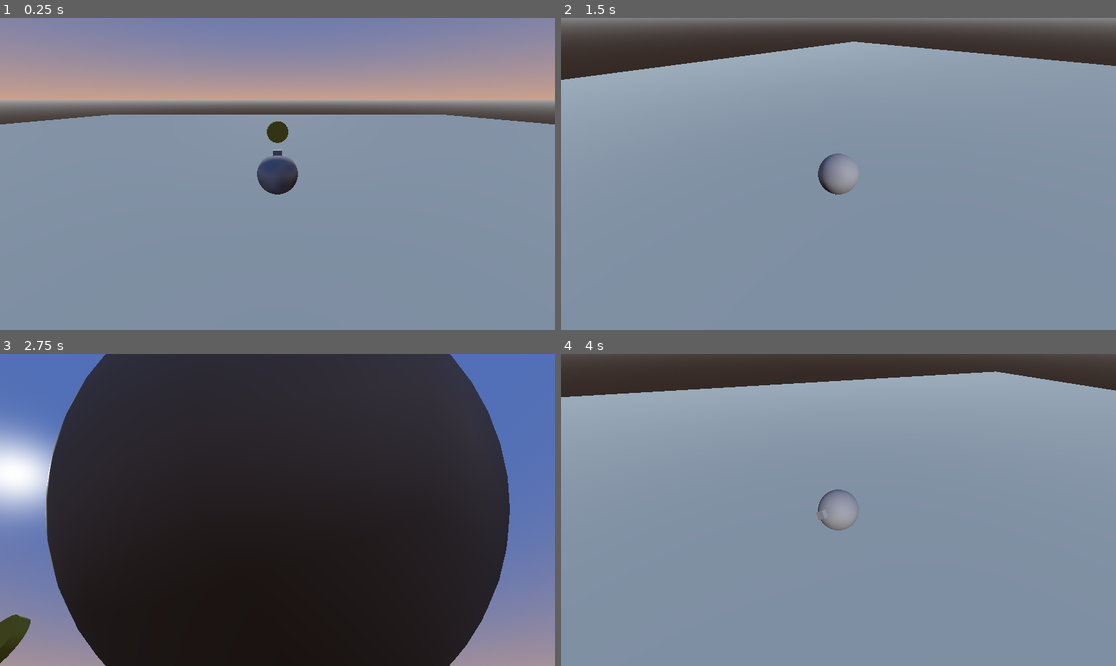
Above: before the commit, frames 1-4 (two rows, left to right).
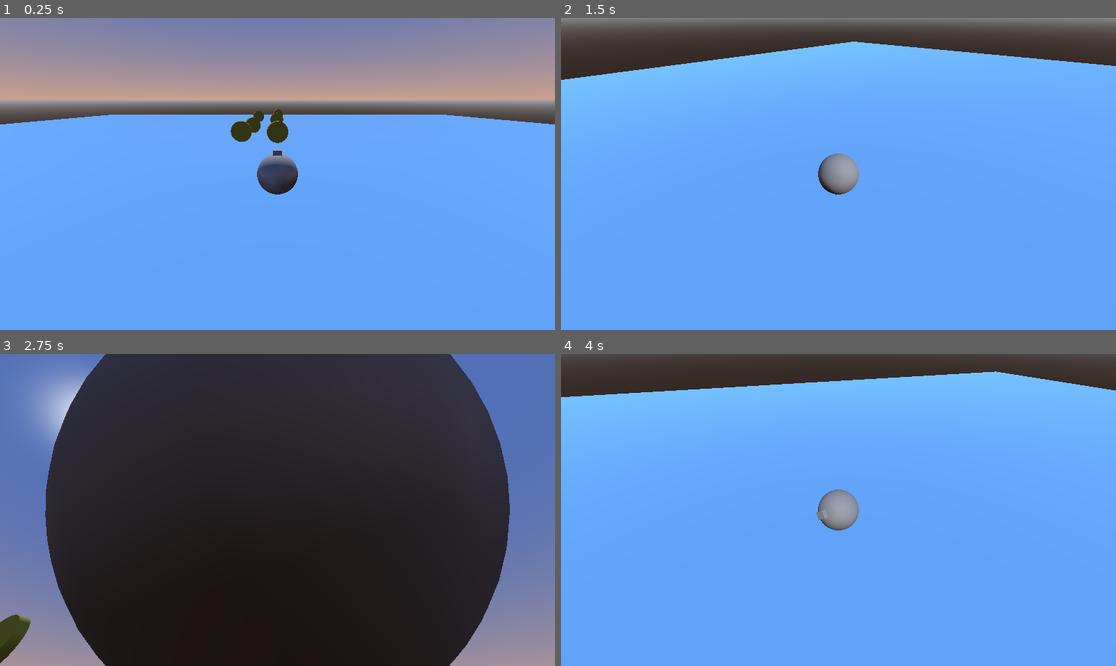
Above: after the commit, the same moments.

Repository: Umapyoi-yon/proyecto-rv-02
Game: Godot game, scene res://escenas/main.tscn
Two runs of this game, one before a commit and one after it. Both use one fixed random seed, a clock stepped at 60 frames per second and the inputs below.
Inputs (mouse positions are in pixels of both pictures, inside the frame that each line leads up to):
- Up to frame 1 (0.25 s): no input
- Up to frame 2 (1.5 s): move the mouse to (960, 158) at 0.52 s; hold D (derecha) 0.53-1.28 s; move the mouse to (727, 189) at 1.27 s; hold S (down) from 1.28 s (still down)
- Up to frame 3 (2.75 s): move the mouse to (333, 441) at 2.02 s; release S (down) at 2.03 s; hold D (derecha) from 2.03 s (still down)
- Up to frame 4 (4 s): move the mouse to (810, 572) at 2.77 s; release D (derecha) at 2.78 s; hold W (up) 2.78-3.53 s; move the mouse to (1005, 556) at 3.52 s; hold A (izquierda) from 3.53 s (still down)

The runs differ from the first frame. In frame 1, 68% of the frame differs, in the area x 0-100%, y 29-100%; in frame 2, 87%; in frame 3, 3.9%; in frame 4, 90%, in the area x 0-100%, y 5-100%.

Commit message:
quinto commit

Diff:
--- a/escenas/coin_colletion.gd
+++ b/escenas/coin_colletion.gd
@@ -1,5 +1,6 @@
 extends Area3D
 @export var speed: = 0.01
+signal coinCollected
 
 # Called when the node enters the scene tree for the first time.
 func _ready() -> void:
@@ -18,3 +19,6 @@
 		print("colision por clase")
 
 	print("colision con layer")
+
+	emit_signal("coinCollected")
+	queue_free()
--- a/escenas/coin_colletion.tscn
+++ b/escenas/coin_colletion.tscn
@@ -10,8 +10,10 @@
 
 [sub_resource type="CylinderShape3D" id="CylinderShape3D_dx3je"]
 
-[node name="CoinColletion" type="Area3D"]
-transform = Transform3D(1, 0, 0, 0, -4.371139e-08, -1, 0, 1, -4.371139e-08, 0, 0, 0)
+[node name="CoinColletion" type="Area3D" groups=["Coleccionables"]]
+transform = Transform3D(0.6, 0, 0, 0, -2.6226834e-08, -0.6, 0, 0.6, -2.6226834e-08, 0, 0, 0)
+collision_layer = 4
+collision_mask = 2
 script = ExtResource("1_w7wet")
 
 [node name="MeshInstance3D" type="MeshInstance3D" parent="."]
--- /dev/null
+++ b/escenas/game_manager.gd
@@ -0,0 +1,16 @@
+extends Node
+
+@onready var audio_stream_player_3d: AudioStreamPlayer3D = $AudioStreamPlayer3D
+
+# Called when the node enters the scene tree for the first time.
+func _ready() -> void:
+	var coins = get_tree().get_nodes_in_group("Coleccionables")
+	for coin in coins :
+		coin.coinCollected.connect(_on_coinCollected)
+func _on_coinCollected():
+	audio_stream_player_3d.play()
+
+
+# Called every frame. 'delta' is the elapsed time since the previous frame.
+func _process(delta: float) -> void:
+	pass
--- /dev/null
+++ b/escenas/game_manager.tscn
@@ -0,0 +1,10 @@
+[gd_scene load_steps=3 format=3 uid="uid://bu2k6rjbdvrwb"]
+
+[ext_resource type="Script" uid="uid://ch8kl2vysegbo" path="res://escenas/game_manager.gd" id="1_rp10r"]
+[ext_resource type="AudioStream" uid="uid://oybjkuudesms" path="res://Pickup_Coin12.ogg" id="2_f08bf"]
+
+[node name="GameManager" type="Node"]
+script = ExtResource("1_rp10r")
+
+[node name="AudioStreamPlayer3D" type="AudioStreamPlayer3D" parent="."]
+stream = ExtResource("2_f08bf")
--- a/escenas/main.tscn
+++ b/escenas/main.tscn
@@ -16,7 +16,7 @@
 sky = SubResource("Sky_ig7tw")
 
 [sub_resource type="StandardMaterial3D" id="StandardMaterial3D_h2yge"]
-albedo_color = Color(0.6039216, 0.6509804, 0.63529414, 1)
+albedo_color = Color(0.3942164, 0.6621692, 0.904301, 1)
 
 [node name="Main" type="Node3D"]
 
@@ -24,7 +24,7 @@
 environment = SubResource("Environment_0xm2m")
 
 [node name="DirectionalLight3D" type="DirectionalLight3D" parent="."]
-transform = Transform3D(1, 0, 0, 0, -0.86312246, 0.5049948, 0, -0.5049948, -0.86312246, 0, 20.122124, -18.764118)
+transform = Transform3D(1, 0, 0, 0, -0.6934144, 0.72053915, 0, -0.72053915, -0.6934144, 0, 20.122124, -18.764118)
 
 [node name="CSGBox3D" type="CSGBox3D" parent="."]
 transform = Transform3D(1, 0, 0, 0, 1, 0, 0, 0, 1, 0.009986877, 0.009596825, -0.15487576)
@@ -35,5 +35,22 @@
 [node name="player" parent="." instance=ExtResource("1_ig7tw")]
 transform = Transform3D(1, 0, 0, 0, 1, 0, 0, 0, 1, 0, 2, 4.981)
 
-[node name="CoinColletion" parent="." instance=ExtResource("2_0kxa1")]
+[node name="Node" type="Node" parent="."]
+
+[node name="CoinColletion" parent="Node" instance=ExtResource("2_0kxa1")]
 transform = Transform3D(1, 0, 0, 0, -4.371139e-08, -1, 0, 1, -4.371139e-08, 0, 2, -0.045)
+
+[node name="CoinColletion2" parent="Node" instance=ExtResource("2_0kxa1")]
+transform = Transform3D(1, 0, 0, 0, -4.371139e-08, -1, 0, 1, -4.371139e-08, -1.7684622, 1.9759269, -0.39818573)
+
+[node name="CoinColletion3" parent="Node" instance=ExtResource("2_0kxa1")]
+transform = Transform3D(1, 0, 0, 0, -4.371139e-08, -1, 0, 1, -4.371139e-08, -1.6381649, 1.841785, -4.235738)
+
+[node name="CoinColletion4" parent="Node" instance=ExtResource("2_0kxa1")]
+transform = Transform3D(1, 0, 0, 0, -4.371139e-08, -1, 0, 1, -4.371139e-08, -0.053016186, 1.9759269, -6.934149)
+
+[node name="CoinColletion5" parent="Node" instance=ExtResource("2_0kxa1")]
+transform = Transform3D(1, 0, 0, 0, -4.371139e-08, -1, 0, 1, -4.371139e-08, -1.7684622, 1.9759269, -10.217598)
+
+[node name="CoinColletion6" parent="Node" instance=ExtResource("2_0kxa1")]
+transform = Transform3D(1, 0, 0, 0, -4.371139e-08, -1, 0, 1, -4.371139e-08, 0.06945038, 1.9759269, -13.729769)
--- a/escenas/player.gd
+++ b/escenas/player.gd
@@ -20,6 +20,8 @@
 	spring_arm_3d.spring_length = 5.0
 	spring_arm_3d.rotation_degrees.x = -20.0
 
+	Input.set_mouse_mode(Input.MOUSE_MODE_CAPTURED)
+
 # Called every frame. 'delta' is the elapsed time since the previous frame.
 func _process(delta: float) -> void:
 	spring_arm_3d.global_position = self.global_position
--- a/escenas/player.tscn
+++ b/escenas/player.tscn
@@ -9,6 +9,8 @@
 [sub_resource type="BoxMesh" id="BoxMesh_kkt6c"]
 
 [node name="player" type="RigidBody3D" groups=["player"]]
+collision_layer = 2
+collision_mask = 5
 script = ExtResource("1_esbpa")
 
 [node name="MeshInstance3D" type="MeshInstance3D" parent="."]
--- a/project.godot
+++ b/project.godot
@@ -15,9 +15,14 @@
 config/features=PackedStringArray("4.5", "GL Compatibility")
 config/icon="res://icon.svg"
 
+[autoload]
+
+GameManager="*res://escenas/game_manager.tscn"
+
 [global_group]
 
 player=""
+Coleccionables=""
 
 [input]
 
Not shown, added: Pickup_Coin12.ogg.import
Not shown, added: escenas/game_manager.gd.uid
Not shown, added: Pickup_Coin12.ogg
Not shown, changed: README.md
